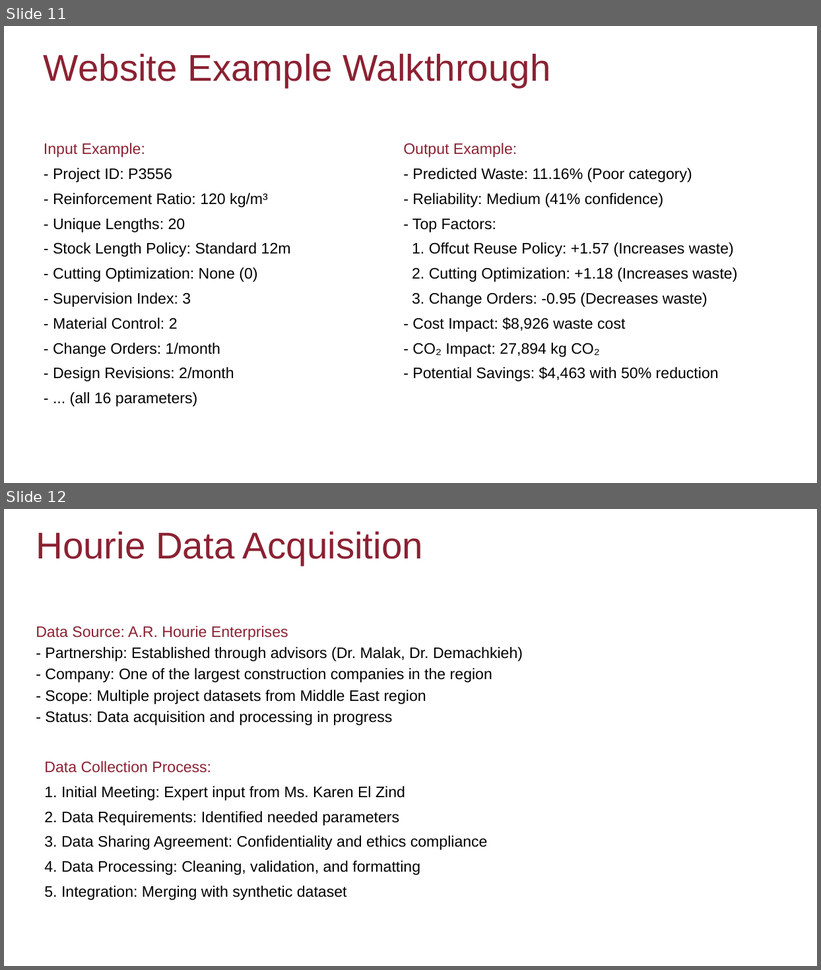
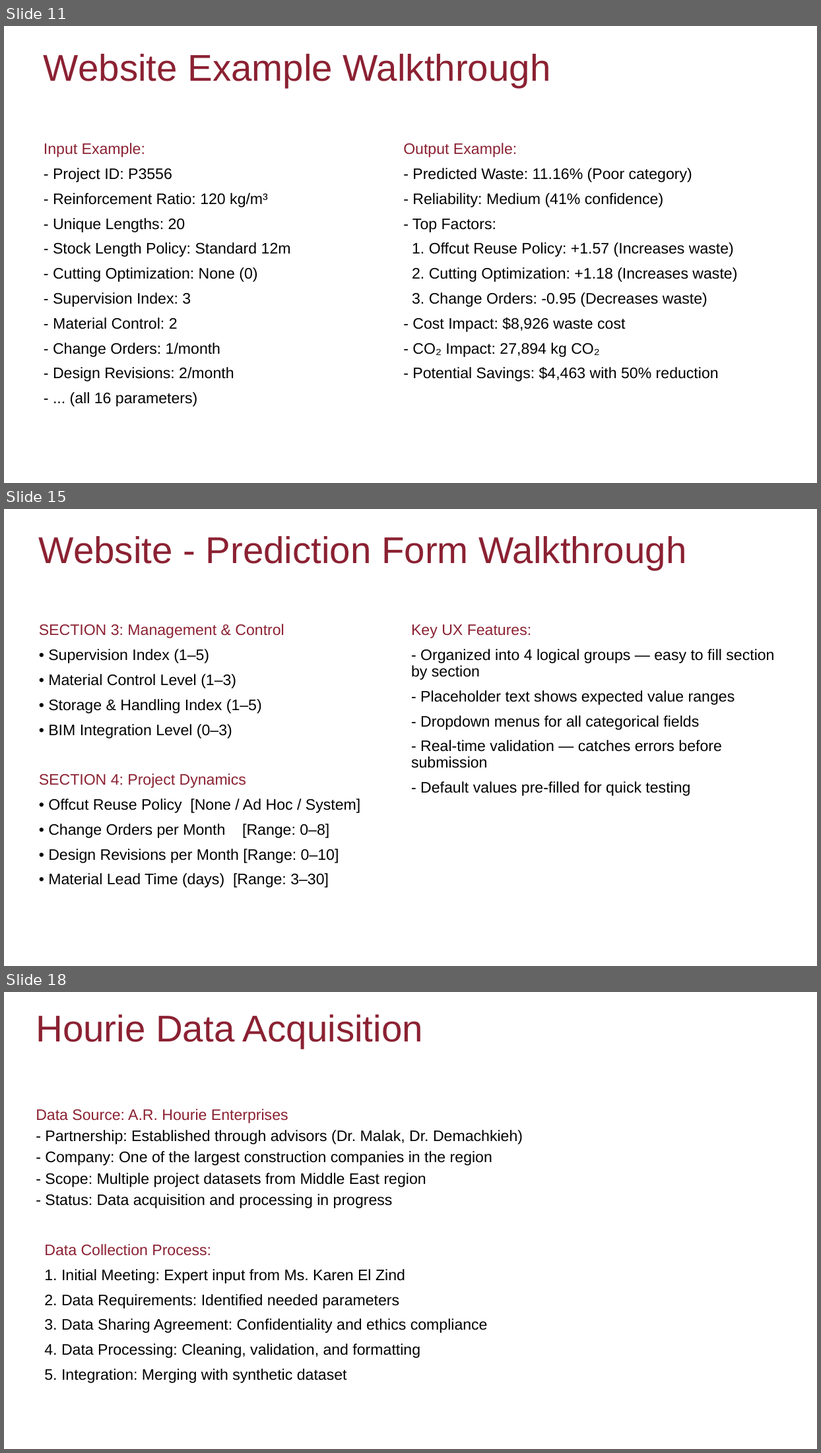
Before and after one commit to christnakh/Fyp-Saro, a slide deck: Semester 2 Progress Presentation.pptx. Shown one above the other, each under a label of ours: slides 11 and 12 before the commit, slides 11, 15 and 18 after it; the slides between them are not shown. The pictures are 821x970 and 821x1453 pixels, drawn with LibreOffice and Linux fonts; fonts in the diff are those of the drawing. Boxes give left, top, right and bottom in pixels: in the first picture for what was removed or moved away, otherwise in the second. Text is boxed around its words. In the diff, an @@ line names an element or a change of style, - is before the commit and + after.

```diff
--- a/Semester 2 Progress Presentation.pptx
+++ b/Semester 2 Progress Presentation.pptx
@@ slide 15 added at <box>4,509,817,966</box>, background #FFFFFF @@
@@ title added at <box>39,536,687,570</box>, 44 pt, text #8B2132 @@
+Website - Prediction Form Walkthrough
@@ subtitle added at <box>39,624,360,888</box>, 18 pt, text #000000 @@
+SECTION 3: Management & Control
+• Supervision Index (1–5)
+• Material Control Level (1–3)
+• Storage & Handling Index (1–5)
+• BIM Integration Level (0–3)
+SECTION 4: Project Dynamics
+• Offcut Reuse Policy [None / Ad Hoc / System]
+• Change Orders per Month [Range: 0–8]
+• Design Revisions per Month [Range: 0–10]
+• Material Lead Time (days) [Range: 3–30]
@@ text added at <box>411,625,774,796</box>, 18 pt, text #000000 @@
+Key UX Features:
+- Organized into 4 logical groups — easy to fill section by section
+- Placeholder text shows expected value ranges
+- Dropdown menus for all categorical fields
+- Real-time validation — catches errors before submission
+- Default values pre-filled for quick testing
@@ what was slide 12 is now slide 18 @@
```
Also in this commit, not shown: 3 slides changed, 5 other slides added, 26 other files.
